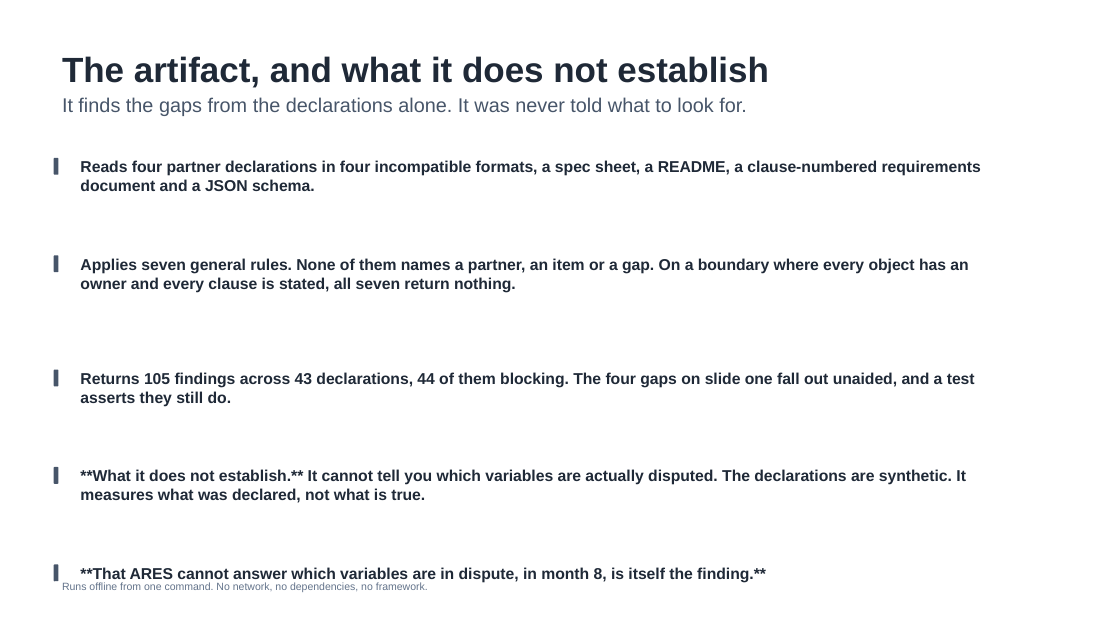
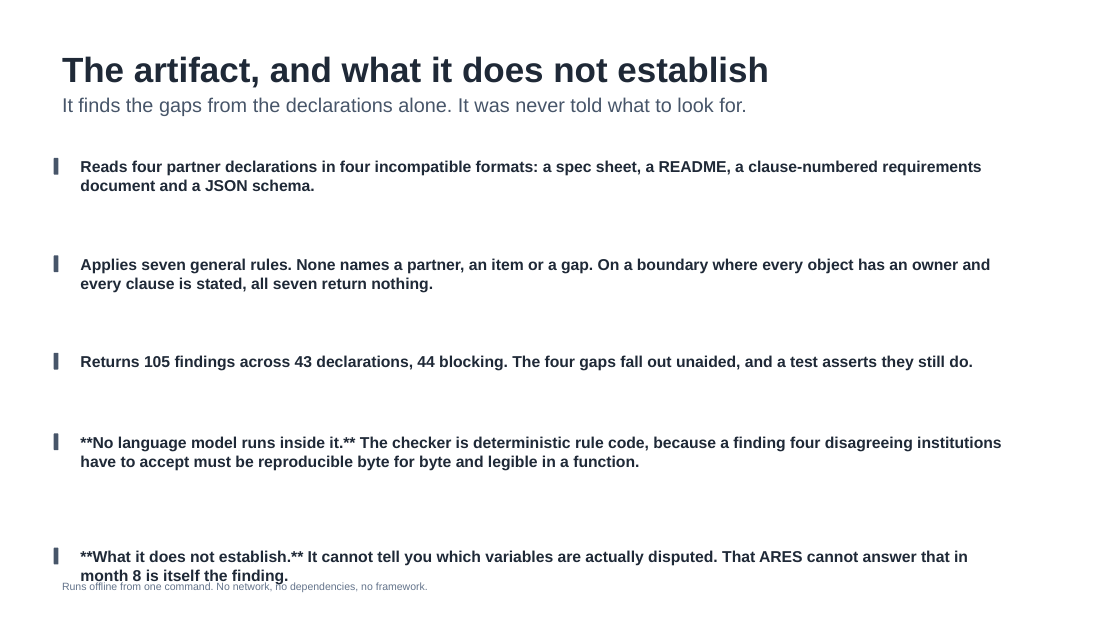
Before and after one commit to fgnxl/oef_ares_case_study, a slide deck: slide 8 of deck/ares_board_deck.pptx. Drawn at 1120x630 pixels with LibreOffice and Linux fonts; fonts in the diff are those of the drawing. Boxes give left, top, right and bottom in pixels: in the first picture for what was removed or moved away, otherwise in the second. Text is boxed around its words. In the diff, an @@ line names an element or a change of style, - is before the commit and + after.

Commit message:
The deck, rebuilt around triage, and a README that describes what exists
The deck now opens by naming the situation rather than by presenting a
diagnosis. Four things have gone wrong at month 8, second-year funding depends
on a demonstration, and this is a crisis to be stabilised rather than a
programme to be improved. The sequencing that follows is justified by that
framing rather than merely permitted by it.

Slides four, five and six carry the revised plan: the principle that from week 2
there is always something that runs, the two tracks with the week-2 skeleton and
week 5 as buffer, and the eleven sessions with who is in each room. The seating
rule is on the slide, because a translator cannot rule on what a variable means
and nobody could confer that standing on it.

Helix is stated the way the brief supports. It could make week 2 faster, because
it holds the only working transport code for the exchange that already failed,
and the case study material does not let anyone say ex ante whether it can. So
the plan gains if Helix can help and loses nothing if it cannot.

The README described a repository that no longer exists. It now names the three
deliverables, says how to run the artifact, and explains why a build artifact is
committed here when that is normally wrong.

```diff
--- a/deck/ares_board_deck.pptx
+++ b/deck/ares_board_deck.pptx
@@ text at <box>80,160,981,191</box>: text changed @@
-Reads four partner declarations in four incompatible formats, a spec sheet, a README, a clause-numbered requirements document and a JSON schema.
+Reads four partner declarations in four incompatible formats: a spec sheet, a README, a clause-numbered requirements document and a JSON schema.
@@ text at <box>80,258,991,293</box>: text changed @@
-Applies seven general rules. None of them names a partner, an item or a gap. On a boundary where every object has an owner and every clause is stated, all seven return nothing.
+Applies seven general rules. None names a partner, an item or a gap. On a boundary where every object has an owner and every clause is stated, all seven return nothing.
@@ rounded rectangle: place and size @@
-rounded rectangle at <box>54,370,59,386</box>
+rounded rectangle at <box>54,353,59,370</box>
@@ text at <box>80,355,973,371</box>: text changed @@
-Returns 105 findings across 43 declarations, 44 of them blocking. The four gaps on slide one fall out unaided, and a test asserts they still do.
+Returns 105 findings across 43 declarations, 44 blocking. The four gaps fall out unaided, and a test asserts they still do.
@@ rounded rectangle: place and size @@
-rounded rectangle at <box>54,467,59,484</box>
+rounded rectangle at <box>54,434,59,450</box>
@@ text at <box>80,436,1001,471</box>: text changed @@
-**What it does not establish.** It cannot tell you which variables are actually disputed. The declarations are synthetic. It measures what was declared, not what is true.
+**No language model runs inside it.** The checker is deterministic rule code, because a finding four disagreeing institutions have to accept must be reproducible byte for byte and legible in a function.
@@ rounded rectangle: place and size @@
-rounded rectangle at <box>54,565,59,581</box>
+rounded rectangle at <box>54,548,59,565</box>
@@ text at <box>80,550,968,585</box>: text changed @@
-**That ARES cannot answer which variables are in dispute, in month 8, is itself the finding.**
+**What it does not establish.** It cannot tell you which variables are actually disputed. That ARES cannot answer that in month 8 is itself the finding.
```
Also in this commit, not shown: 4 other slides changed, 3 slides added, 3 slides removed, 1 other file.
